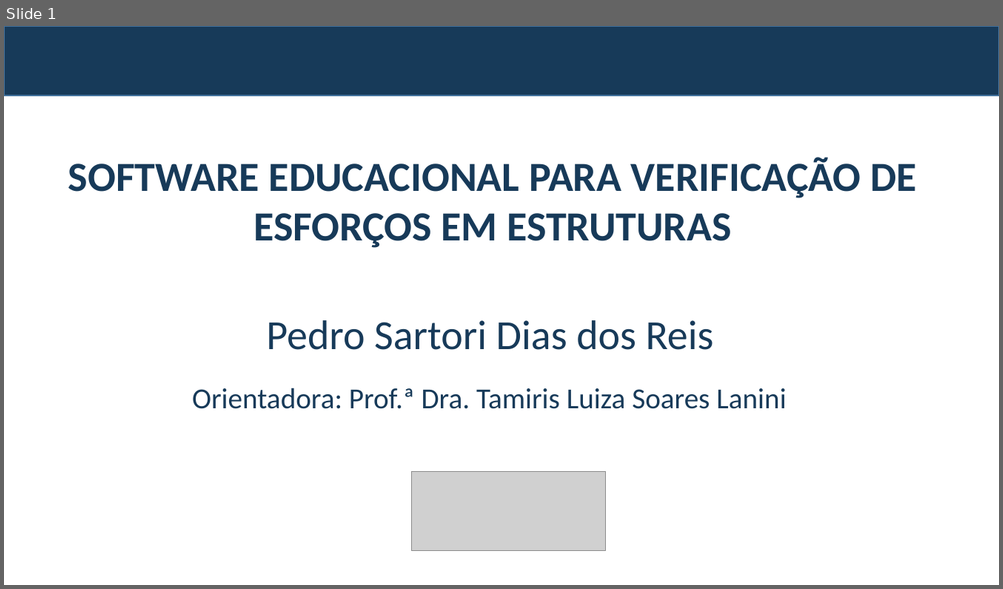
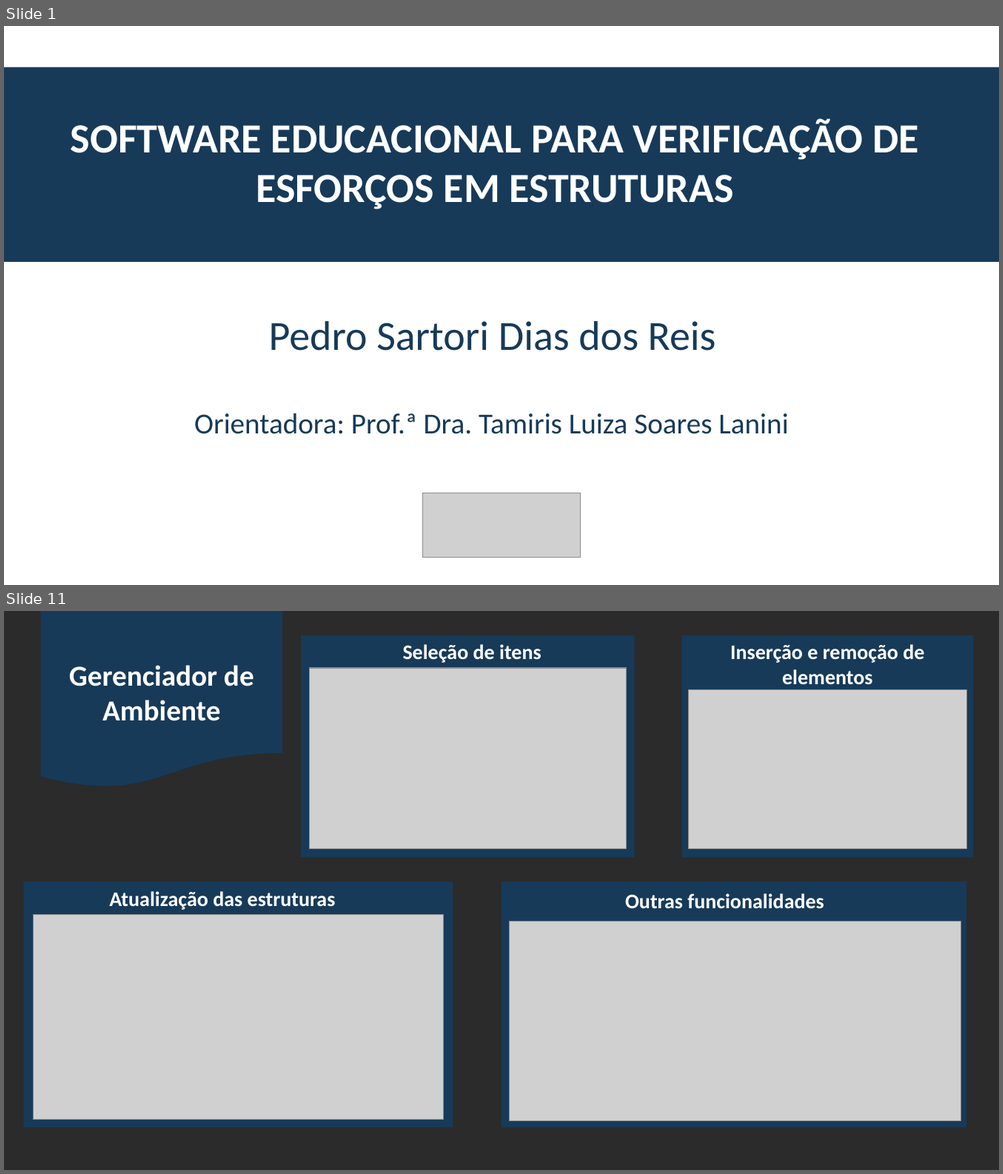
Before and after one commit to pedrosdr/TCC_Engenharia_Civil, a slide deck: apresentacao_tcc.pptx. Shown one above the other, each under a label of ours: slide 1 before the commit, slides 1 and 11 after it; the slides between them are not shown. The pictures are 1003x589 and 1003x1174 pixels, drawn with LibreOffice and Linux fonts; fonts in the diff are those of the drawing; grey boxes stand for pictures; background and template pictures are left out; a plain dark background stands for a picture behind light text. Boxes give left, top, right and bottom in pixels: in the first picture for what was removed or moved away, otherwise in the second. Text is boxed around its words. In the diff, an @@ line names an element or a change of style, - is before the commit and + after.

```diff
--- a/apresentacao_tcc.pptx
+++ b/apresentacao_tcc.pptx
@@ slide 11 added at (x1=4, y1=611, x2=999, y2=1170), background picture (left out) @@
@@ flow chart document added at (x1=40, y1=611, x2=282, y2=789), fill #173A59 @@
@@ rectangle added at (x1=301, y1=635, x2=634, y2=858), fill #173A59 @@
@@ text added at (x1=403, y1=644, x2=541, y2=663), 20 pt, text #FFFFFF, bold @@
+Seleção de itens
@@ rectangle added at (x1=681, y1=635, x2=973, y2=858), fill #173A59 @@
@@ text added at (x1=730, y1=644, x2=924, y2=685), 20 pt, text #FFFFFF, bold @@
+Inserção e remoção de elementos
@@ text added at (x1=69, y1=665, x2=254, y2=721), 28 pt, text #FFFFFF, bold @@
+Gerenciador de Ambiente
@@ picture added at (x1=310, y1=668, x2=626, y2=849) @@
@@ picture added at (x1=688, y1=690, x2=967, y2=849) @@
@@ rectangle added at (x1=23, y1=882, x2=452, y2=1128), fill #173A59 @@
@@ text added at (x1=109, y1=891, x2=336, y2=910), 20 pt, text #FFFFFF, bold @@
+Atualização das estruturas
@@ rectangle added at (x1=502, y1=882, x2=967, y2=1128), fill #173A59 @@
@@ text added at (x1=625, y1=894, x2=823, y2=908), 20 pt, text #FFFFFF, bold @@
+Outras funcionalidades
@@ picture added at (x1=33, y1=914, x2=444, y2=1121) @@
@@ picture added at (x1=509, y1=921, x2=961, y2=1122) @@
@@ slide 1 changed as well @@
@@ rectangle removed at (x1=4, y1=26, x2=999, y2=96) @@
@@ rectangle added at (x1=4, y1=67, x2=999, y2=262), fill #173A59 @@
@@ text "SOFTWARE EDUCACIONAL PARA VERIFICAÇÃO DE ..." moved from (x1=68, y1=157, x2=916, y2=248) to (x1=71, y1=118, x2=919, y2=210) @@
@@ text "SOFTWARE EDUCACIONAL PARA VERIFICAÇÃO DE ..." at (x1=71, y1=118, x2=919, y2=210): text colour #173A59 to #FFFFFF @@
@@ text "Pedro Sartori Dias dos Reis" moved from (x1=266, y1=321, x2=714, y2=350) to (x1=269, y1=321, x2=716, y2=351) @@
@@ text "Orientadora: Prof.ª Dra. Tamiris Luiza ..." moved from (x1=192, y1=388, x2=785, y2=409) to (x1=194, y1=413, x2=788, y2=434) @@
@@ picture resized from (x1=412, y1=471, x2=606, y2=551) to (x1=423, y1=494, x2=580, y2=559) @@
```
Also in this commit, not shown: 1 other slide changed, 17 other slides added, 9 slides removed, 3 other files.
